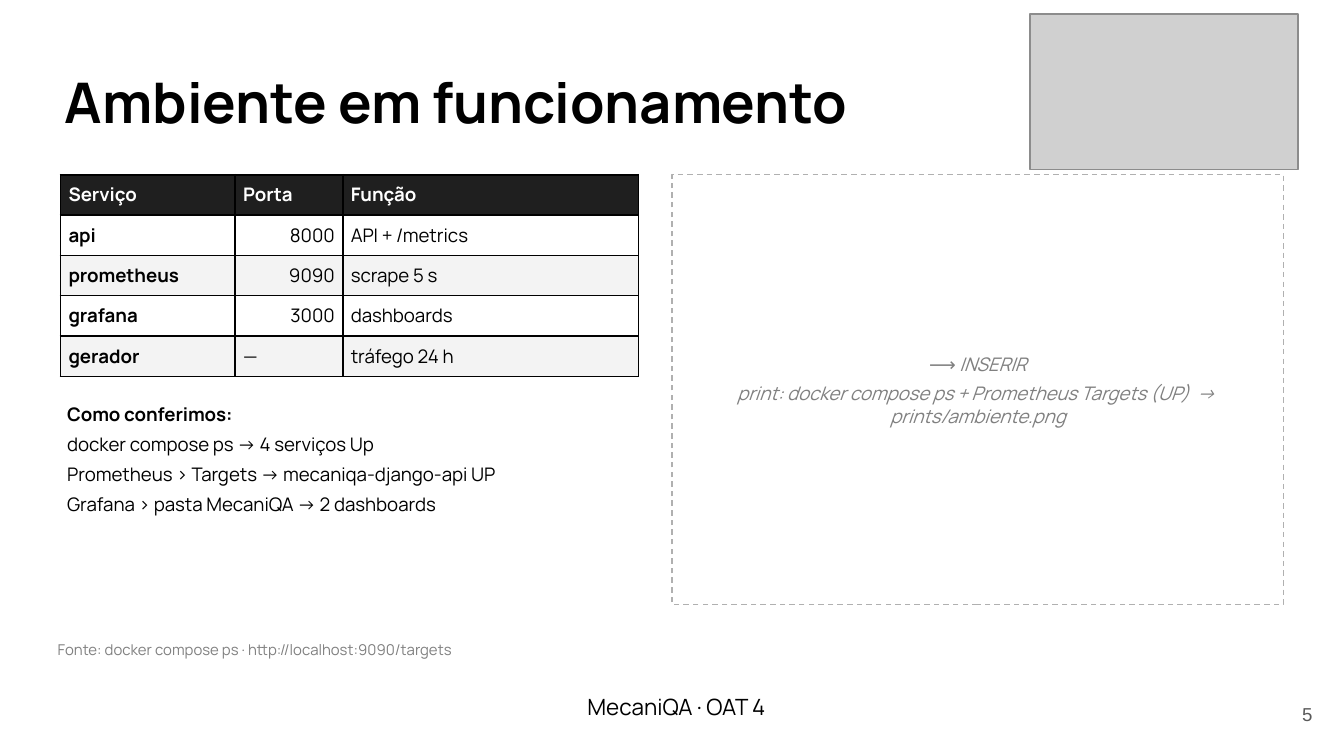
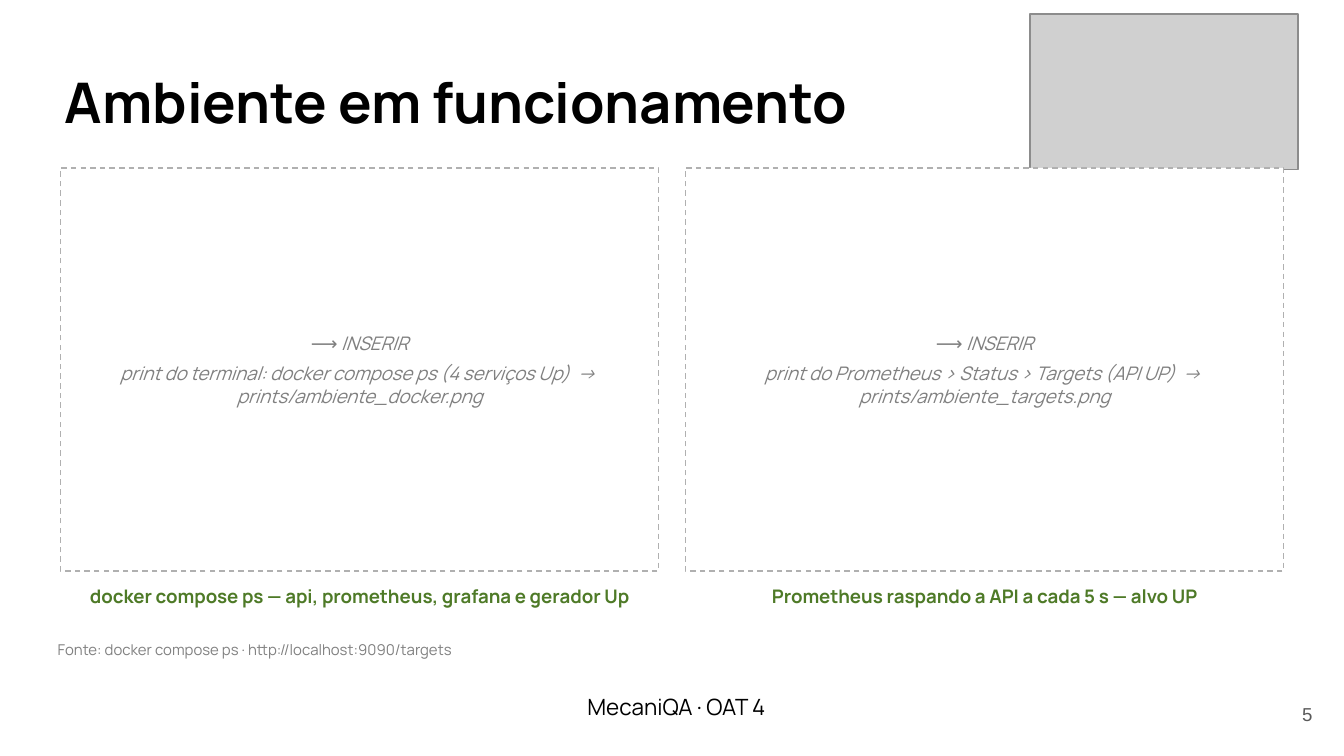
Before and after one commit to LenilsonSoares/mecaniQA-nuvem-macapa, a slide deck: slide 5 of oat4/apresentacao/mecaniQA_oat4_macapa.pptx. Drawn at 1344x756 pixels with LibreOffice and Linux fonts; fonts in the diff are those of the drawing; grey boxes stand for pictures. Boxes give left, top, right and bottom in pixels: in the first picture for what was removed or moved away, otherwise in the second. Text is boxed around its words. In the diff, an @@ line names an element or a change of style, - is before the commit and + after.

Commit message:
feat(oat4): slides com imagens grandes e pouco texto
- prints do ambiente e dos dashboards ocupam o slide inteiro
- contexto, features, modelo e conclusão com menos texto e números em destaque
- o texto de apoio fica nas anotações (roteiro de fala)
- guia de prints com os novos nomes

```diff
--- a/oat4/apresentacao/mecaniQA_oat4_macapa.pptx
+++ b/oat4/apresentacao/mecaniQA_oat4_macapa.pptx
@@ table removed at <box>60,175,638,376</box>, 5 rows, 3 columns @@
-Serviço | Porta | Função
-api | 8000 | API + /metrics
-prometheus | 9090 | scrape 5 s
-grafana | 3000 | dashboards
-gerador | — | tráfego 24 h
@@ rectangle added at <box>60,168,659,571</box>, fill #FFFFFF, outline #B0B0B0 0.75 pt dashed @@
@@ text "⟶ INSERIR" at <box>120,336,569,408</box>: vertical alignment top to middle @@
@@ rectangle: place and size @@
-rectangle at <box>672,175,1284,605</box>
+rectangle at <box>685,168,1284,571</box>
@@ text "⟶ INSERIR": place and size @@
-text "⟶ INSERIR" at <box>737,357,1189,428</box>
+text "⟶ INSERIR" at <box>765,336,1175,408</box>
@@ text at <box>120,336,569,408</box>: text changed; text colour #000000 to #808080; italic on @@
-Como conferimos:
-docker compose ps → 4 serviços Up
-Prometheus › Targets → mecaniqa-django-api UP
-Grafana › pasta MecaniQA → 2 dashboards
+⟶ INSERIR
+print do terminal: docker compose ps (4 serviços Up) → prints/ambiente_docker.png
@@ text at <box>765,364,1175,408</box>: text changed @@
-print: docker compose ps + Prometheus Targets (UP) → prints/ambiente.png
+print do Prometheus › Status › Targets (API UP) → prints/ambiente_targets.png
@@ text added at <box>90,589,629,608</box>, 10 pt, text #4E7A27, bold @@
+docker compose ps — api, prometheus, grafana e gerador Up
@@ text added at <box>772,589,1197,608</box>, 10 pt, text #4E7A27, bold @@
+Prometheus raspando a API a cada 5 s — alvo UP
```
Also in this commit, not shown: 7 other slides changed, 3 other files.
